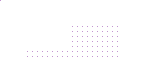
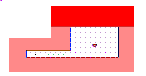
Comparing the layer stacks of the two 146px x 76px images. Changes:
painted on "LayerFundo" over box(25, 26, 118, 58)
showed "LayerJogador" over box(9, 6, 134, 72)
